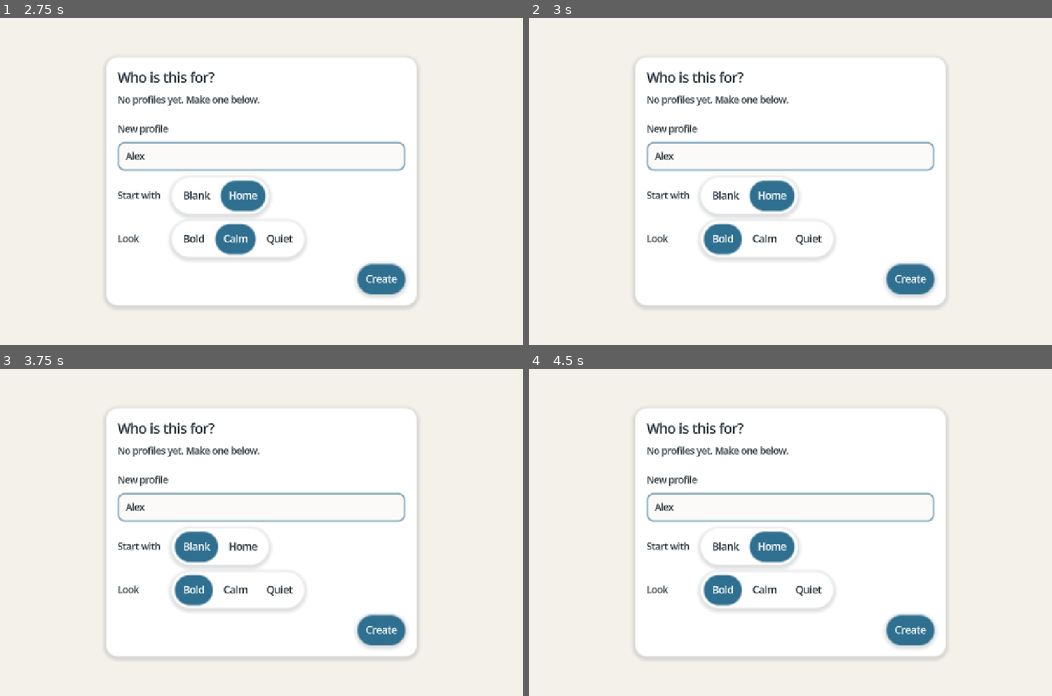
Above: before the commit, frames 1-4 (two rows, left to right).
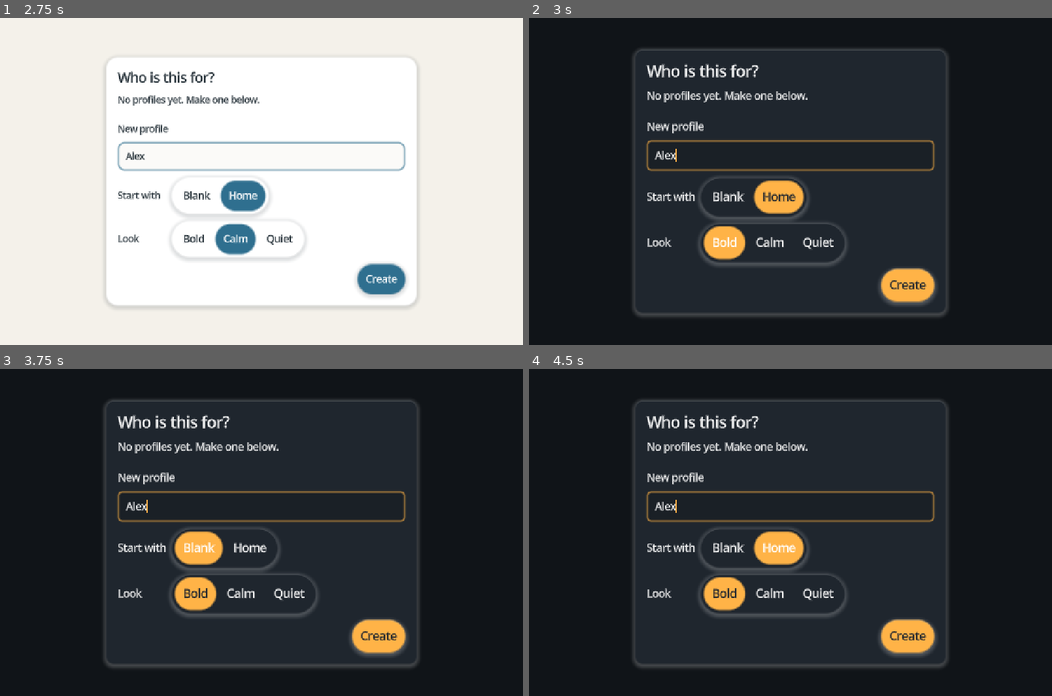
Above: after the commit, the same moments.

Repository: crashtestbrandt/alex
Game: Godot game, scene res://scenes/main.tscn
Same seed, same stepped clock (60 frames per second), same inputs: the game is played once before the commit and once after it.
Inputs (mouse positions are in pixels of both pictures, inside the frame that each line leads up to):
- Up to frame 1 (2.75 s): click (261, 155) at 0.52 s; type "Alex" at 0.6 s; click "Blank" at 1.25 s; click "Home" at 2 s
- Up to frame 2 (3 s): click "Bold" at 2.75 s
- Up to frame 3 (3.75 s): click "Blank" at 3.5 s
- Up to frame 4 (4.5 s): click "Home" at 4.25 s

Frame 1 is identical in both runs. In frame 2, 100% of the frame differs, in the area x 0-100%, y 0-100%; in frame 3, 100%; in frame 4, 100%.

Commit message:
feat(ui) apply a style the moment its pill is pressed on the picker
- Pressing Bold, Calm or Quiet applies that preset at once, so the picker is its own preview, and the bar shows
  the style the app is wearing whenever the picker returns.
- `PillBar.set_active` releases the other pills: a press without a signal does not go through the button
  group, so the old choice stayed pressed beside the new one.
- The screenshot probe presses Calm before capturing the picker.

Co-Authored-By: Claude Fable 5.1 <noreply@anthropic.com>
Claude-Session: https://claude.ai/code/session_01Brov8DxnPxPnDvfkaNeKXq

Diff:
--- a/scripts/ui/pill_bar.gd
+++ b/scripts/ui/pill_bar.gd
@@ -65,14 +65,15 @@
 			return i
 	return -1
 
-## Press item `index` without a signal.
+## Press item `index` without a signal, and release the others: a press without a signal does not go through
+## the button group, so the group's old choice has to be cleared by hand.
 func set_active(index: int) -> void:
 	var all: Array[SdfButton] = items()
 	if index < 0 or index >= all.size():
 		return
-	all[index].set_pressed_no_signal(true)
-	for button: SdfButton in all:
-		button.refresh()
+	for i: int in all.size():
+		all[i].set_pressed_no_signal(i == index)
+		all[i].refresh()
 
 func clear() -> void:
 	for child: Node in _row.get_children():
--- a/scripts/ui/profile_picker.gd
+++ b/scripts/ui/profile_picker.gd
@@ -2,7 +2,8 @@
 class_name ProfilePicker
 ## The adults' screen: pick a profile, or make one from a starter pack and a style. Everything a child sees
 ## is a consequence of what is chosen here (docs/profiles.md). Each profile is one button; the starter and
-## the style are pill bars, so the choice is visible at a glance instead of inside a dropdown.
+## the style are pill bars, so the choice is visible at a glance instead of inside a dropdown. Pressing a
+## style applies it at once, so the screen itself is the preview.
 
 signal profile_chosen(profile_id: String)
 
@@ -40,6 +41,7 @@
 		_profiles.add_child(button)
 	_profiles.visible = not ids.is_empty()
 	_status.text = "No profiles yet. Make one below." if ids.is_empty() else ""
+	_style_bar.set_active(_current_style_index())
 
 func _fill_starters() -> void:
 	_starter_bar.clear()
@@ -60,8 +62,19 @@
 	for style_id: String in _style_ids:
 		var button: SdfButton = SdfButton.new()
 		button.text = StylePreset.load_by_id(style_id).display_name
+		button.pressed.connect(_on_style_pressed.bind(style_id))
 		_style_bar.add_item(button)
-	_style_bar.set_active(maxi(_style_ids.find("calm"), 0))
+	_style_bar.set_active(_current_style_index())
+
+## The pill for the style the app is wearing right now, or Calm when the current preset is not one on disk.
+func _current_style_index() -> int:
+	var current: int = _style_ids.find(Style.current.resource_path.get_file().get_basename())
+	if current >= 0:
+		return current
+	return maxi(_style_ids.find("calm"), 0)
+
+func _on_style_pressed(style_id: String) -> void:
+	Style.apply(StylePreset.load_by_id(style_id))
 
 func _on_profile_pressed(profile_id: String) -> void:
 	profile_chosen.emit(profile_id)
--- a/tools/instr/screenshot_probe.gd
+++ b/tools/instr/screenshot_probe.gd
@@ -49,6 +49,12 @@
 		overlay.close()
 	if err == OK:
 		main.show_picker()
+		# Press the Calm pill: the picker applies a style the moment it is chosen, so the capture is light.
+		var picker: ProfilePicker = main.get_node("%ProfilePicker") as ProfilePicker
+		var styles: PillBar = picker.get_node("%StyleBar") as PillBar
+		var calm: int = StylePreset.list_ids().find("calm")
+		styles.set_active(calm)
+		styles.items()[calm].pressed.emit()
 		await get_tree().create_timer(0.3).timeout
 		await RenderingServer.frame_post_draw
 		err = _save(_OUT_PICKER)
Binary file changed: docs/img/room.png
Not shown, changed: docs/ui.md
